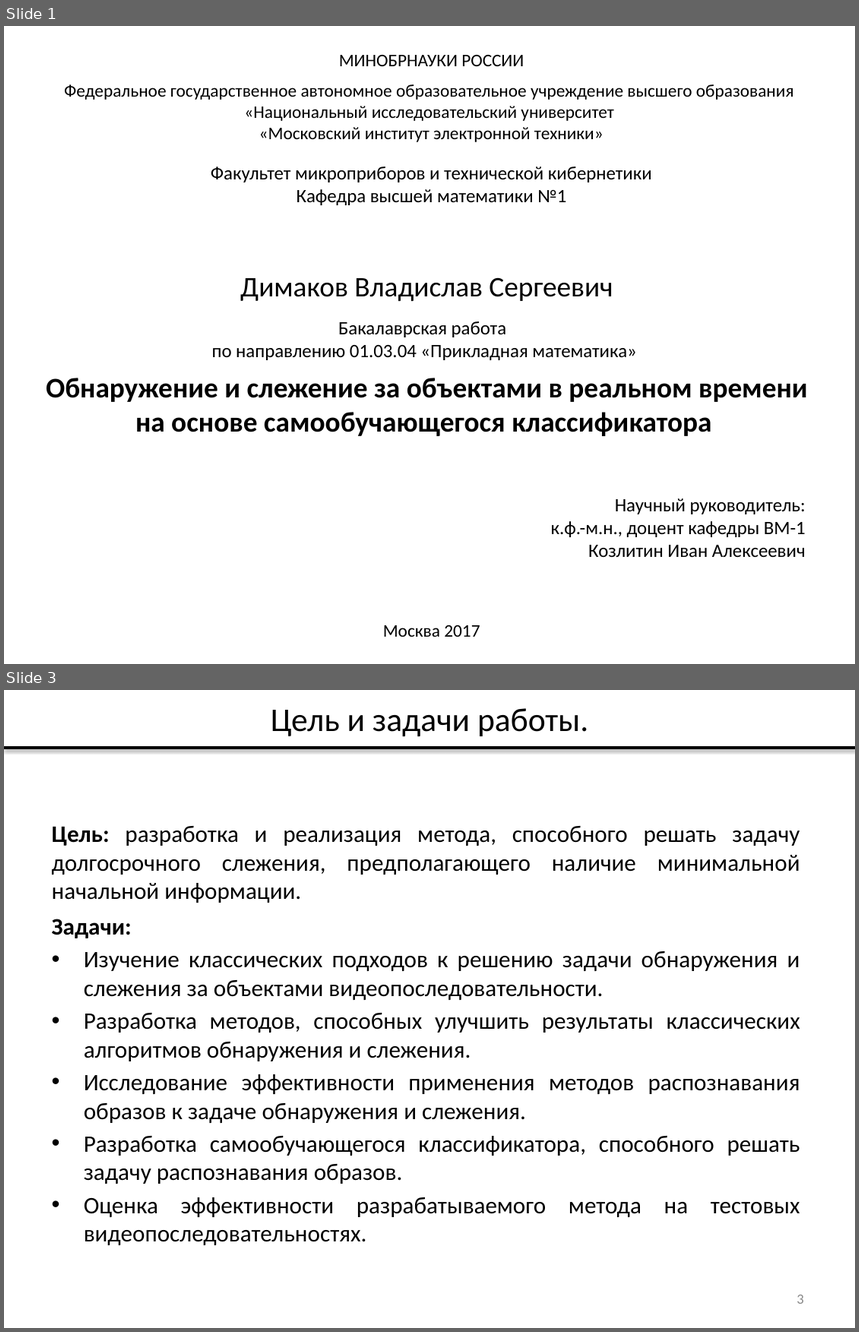
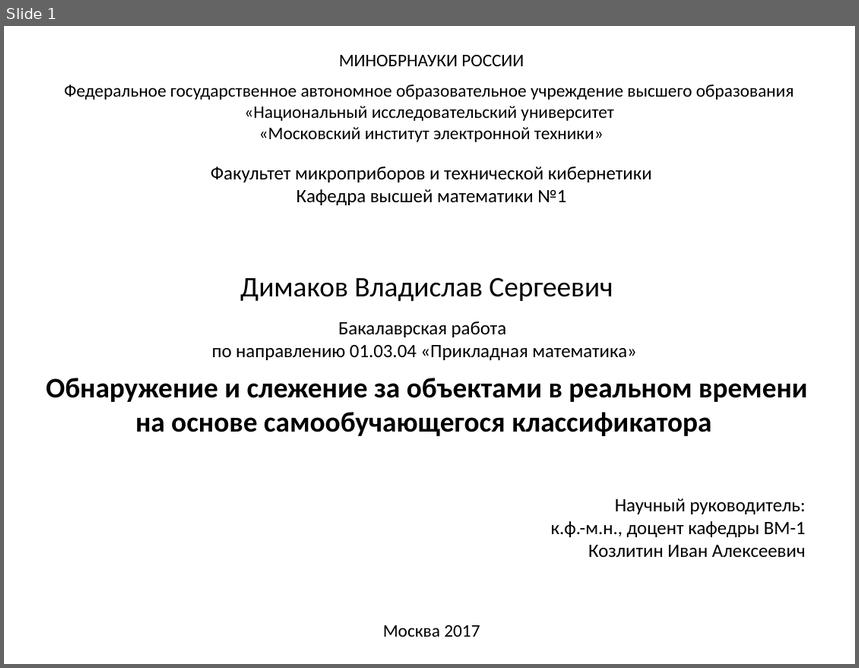
Before and after one commit to vladdimakov/cv2, a slide deck: ВКР/Презентация_Димаков_В.С._МП-40.pptx. Shown one above the other, each under a label of ours: slides 1 and 3 before the commit, slide 1 after it; the slides between them are not shown. The pictures are 859x1332 and 859x668 pixels, drawn with LibreOffice and Linux fonts; fonts in the diff are those of the drawing. Boxes give left, top, right and bottom in pixels: in the first picture for what was removed or moved away, otherwise in the second. Text is boxed around its words. In the diff, an @@ line names an element or a change of style, - is before the commit and + after.

```diff
--- a/ВКР/Презентация_Димаков_В.С._МП-40.pptx
+++ b/ВКР/Презентация_Димаков_В.С._МП-40.pptx
@@ slide 3 removed at (4, 690, 855, 1328), background #FFFFFF @@
@@ title removed at (271, 708, 588, 736) @@
-Цель и задачи работы.
@@ line removed from (4, 748) to (855, 748) @@
@@ text removed at (52, 826, 800, 1246) @@
-Цель: разработка и реализация метода, способного решать задачу долгосрочного слежения, предполагающего наличие минимальной начальной информации.
-Задачи:
-• Изучение классических подходов к решению задачи обнаружения и слежения за объектами видеопоследовательности.
-• Разработка методов, способных улучшить результаты классических алгоритмов обнаружения и слежения.
-• Исследование эффективности применения методов распознавания образов к задаче обнаружения и слежения.
-• Разработка самообучающегося классификатора, способного решать задачу распознавания образов.
-• Оценка эффективности разрабатываемого метода на тестовых видеопоследовательностях.
@@ page number removed at (797, 1295, 804, 1304) @@
-3
```
Also in this commit, not shown: 10 slides changed, 2 other slides removed, 1 other file.
